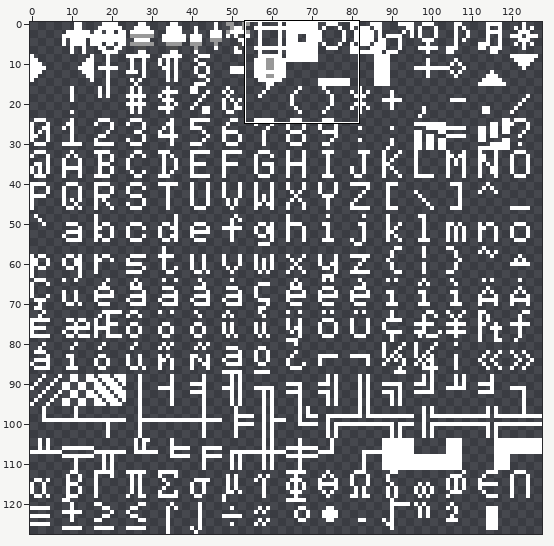
Sprite sheet, stored at assets/zara_graphic.png. The picture above shows the old version from afar; the outline marks the close-up.
Close-up. The starting point:
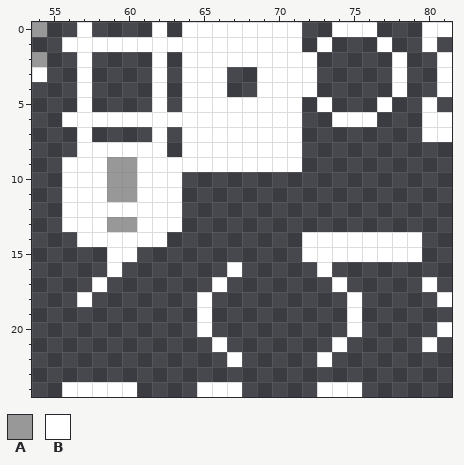
The file is 128x128 pixels. Shown: x 54..81, y 0..24.
Palette (. is transparent): A #989898  B #ffffff
Pixels before, first column x 54:
 0 A..B....B.BBBBBBBB..BBB...BB
 1 ..BBBBBBBBBBBBBBBB.B...B..B.
 2 A..B....B.BBBBBBBBB.....B..B
 3 B..B....B.BBB..BBBB.....B..B
 4 ...B....B.BBB..BBBB.....B..B
 5 ...B....B.BBBBBBBB.B...B..B.
 6 ..BBBBBBBBBBBBBBBB..BBB...BB
 7 ...B....B.BBBBBBBB........BB
 8 ...BBBBBB.BBBBBBBB..........
 9 ..BBBAABBBBBBBBBBB..........
10 ..BBBAABBB..................
11 ..BBBAABBB..................
12 ..BBBBBBBB..................
13 ..BBBAABBB..................
14 ...BBBBBB.........BBBBBBBB..
15 .....BB...........BBBBBBBB..
16 .....B.......B.....B........
17 ....B.......B.......B.....B.
18 ...B.......B.........B.....B
19 ...........B.........B......
20 ...........B.........B.....B
21 ............B.......B.....B.
22 .............B.....B........
23 ............................
24 ..BBBBB....BBB.....BBB......
Once edited:
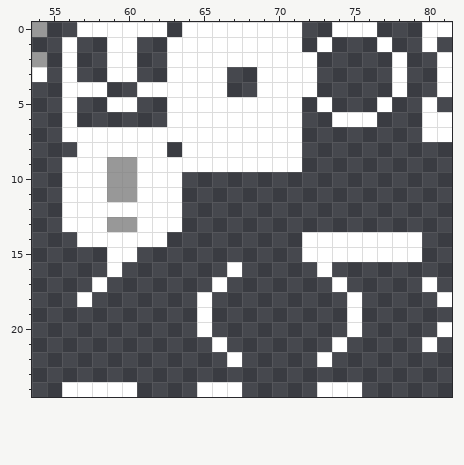
From old to new:
Colour B now appears in row 0 at x 58 to 61; in rows 2 to 3 at x 56, 59 to 60 and 63; in row 4 at x 56, 58, 61 and 63; in row 5 at x 56, 59 to 60 and 63; in row 7 at x 56, 58 to 61 and 63.
The edit erases colour B in row 1 at x 57 to 58 and 61 to 62; in rows 2 to 3 at x 57 and 62; in row 5 at x 57 and 62; in row 6 at x 57 to 62.
Where, in picture pixels (left, top, right, bottom), the same in both close-ups:
changed: (62, 22, 182, 142)
